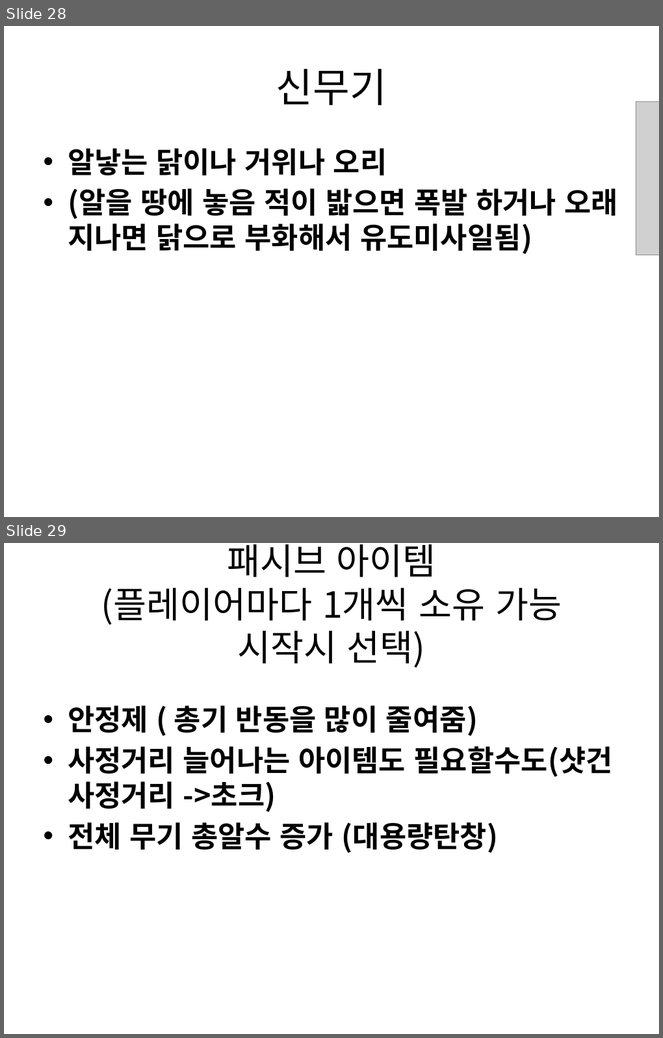
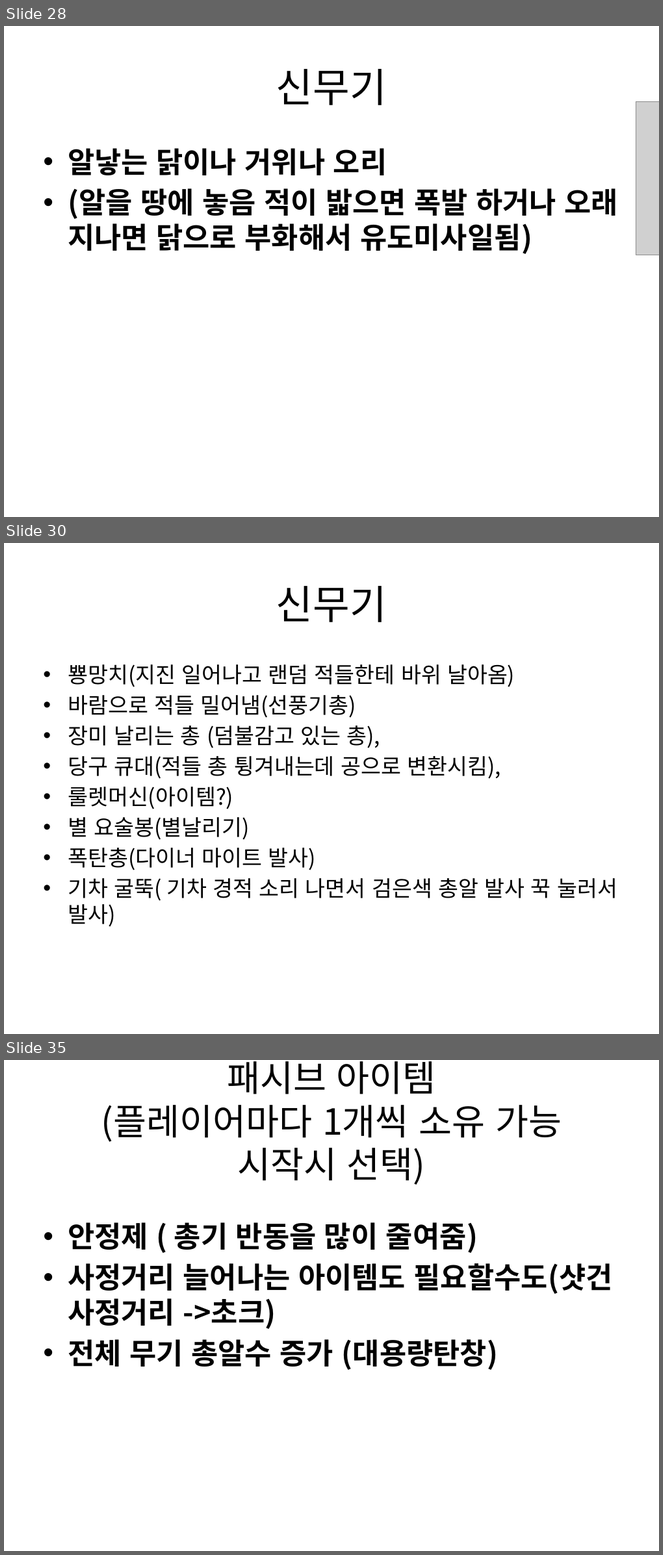
Before and after one commit to gkdlgndpdu/EscapeJail, a slide deck: EscapeJail/Assets/기획/스테이지1기획.pptx. Shown one above the other, each under a label of ours: slides 28 and 29 before the commit, slides 28, 30 and 35 after it; the slides between them are not shown. The pictures are 663x1038 and 663x1555 pixels, drawn with LibreOffice and Linux fonts; fonts in the diff are those of the drawing; grey boxes stand for pictures. Boxes give left, top, right and bottom in pixels: in the first picture for what was removed or moved away, otherwise in the second. Text is boxed around its words. In the diff, an @@ line names an element or a change of style, - is before the commit and + after.

```diff
--- a/EscapeJail/Assets/기획/스테이지1기획.pptx
+++ b/EscapeJail/Assets/기획/스테이지1기획.pptx
@@ slide 30 added at [4, 543, 659, 1034], background #FFFFFF @@
@@ title added at [276, 586, 387, 622], 44 pt, text #000000 @@
+신무기
@@ text added at [68, 665, 618, 927], 24 pt, text #000000 @@
+• 뿅망치(지진 일어나고 랜덤 적들한테 바위 날아옴)
+• 바람으로 적들 밀어냄(선풍기총)
+• 장미 날리는 총 (덤불감고 있는 총),
+• 당구 큐대(적들 총 튕겨내는데 공으로 변환시킴),
+• 룰렛머신(아이템?)
+• 별 요술봉(별날리기)
+• 폭탄총(다이너 마이트 발사)
+• 기차 굴뚝( 기차 경적 소리 나면서 검은색 총알 발사 꾹 눌러서 발사)
@@ what was slide 29 is now slide 35 @@
```
Also in this commit, not shown: 5 other slides added, 3 other files.
